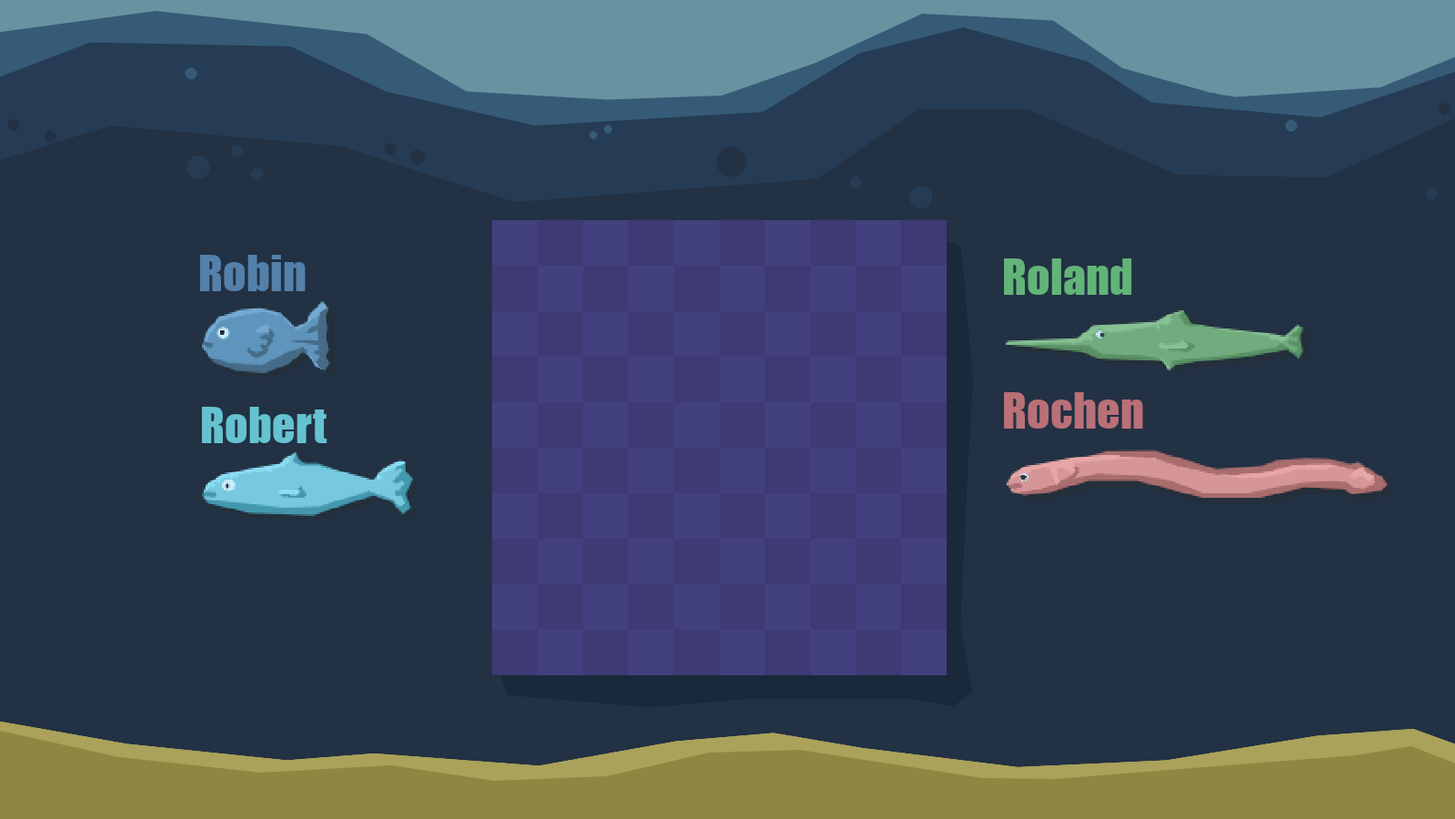
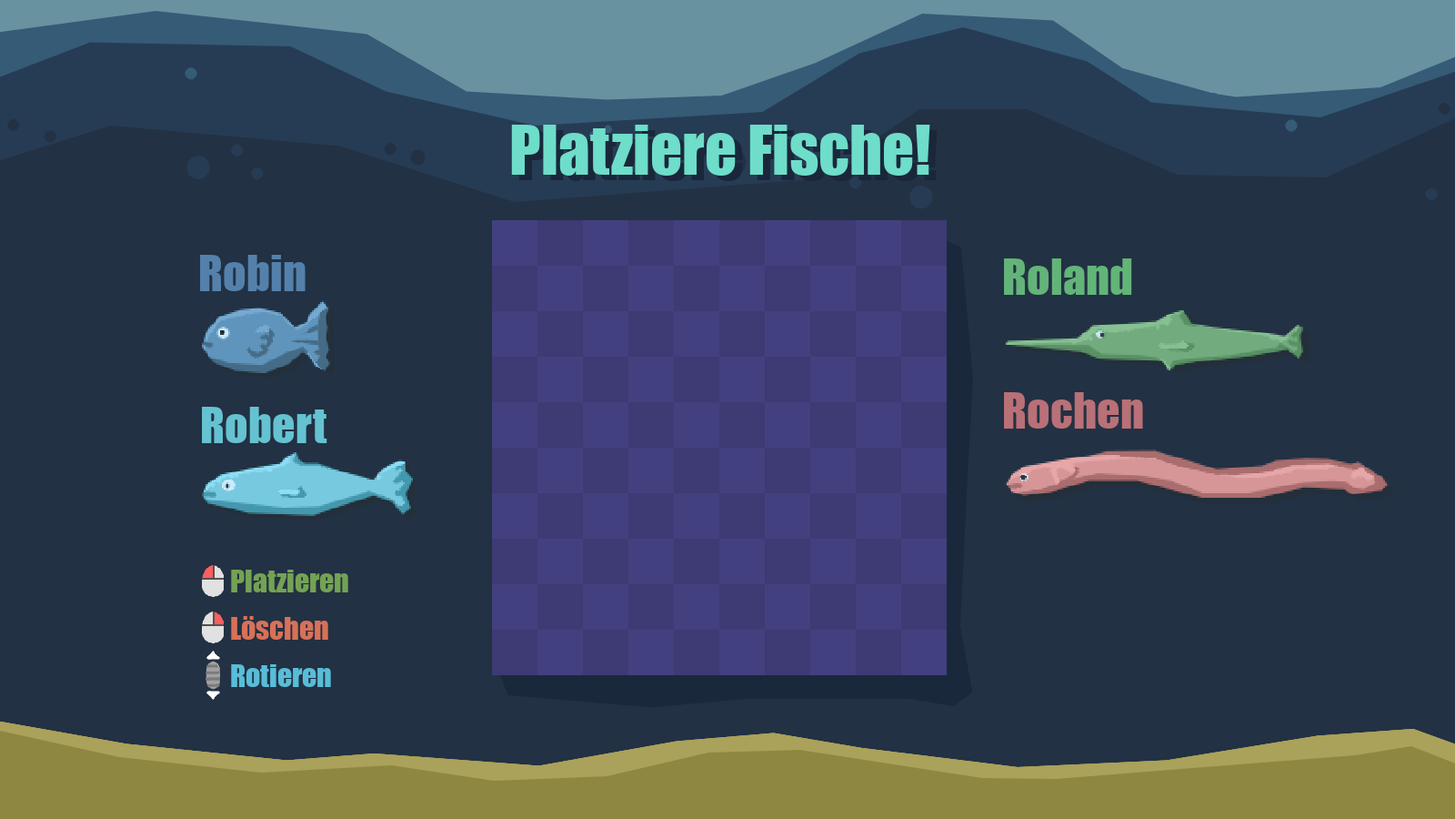
Comparing the layer stacks of the two (1455, 819) images. Changes:
added layer "Eingefügte Ebene" above "Platziere Fische!" over [511, 124, 931, 176]
added layer "Platziere Fische!" above "Platzieren ..." over [518, 130, 938, 182]
added layer "Platzieren ..." above "Ebene #6" over [231, 569, 349, 687]
painted on "Ebene #6" over [201, 564, 224, 700]
